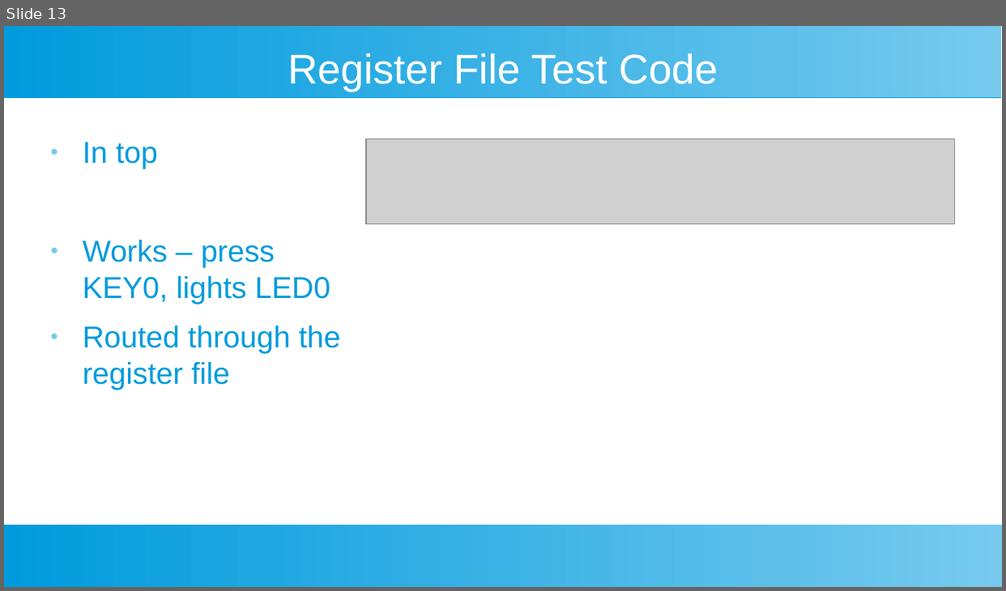
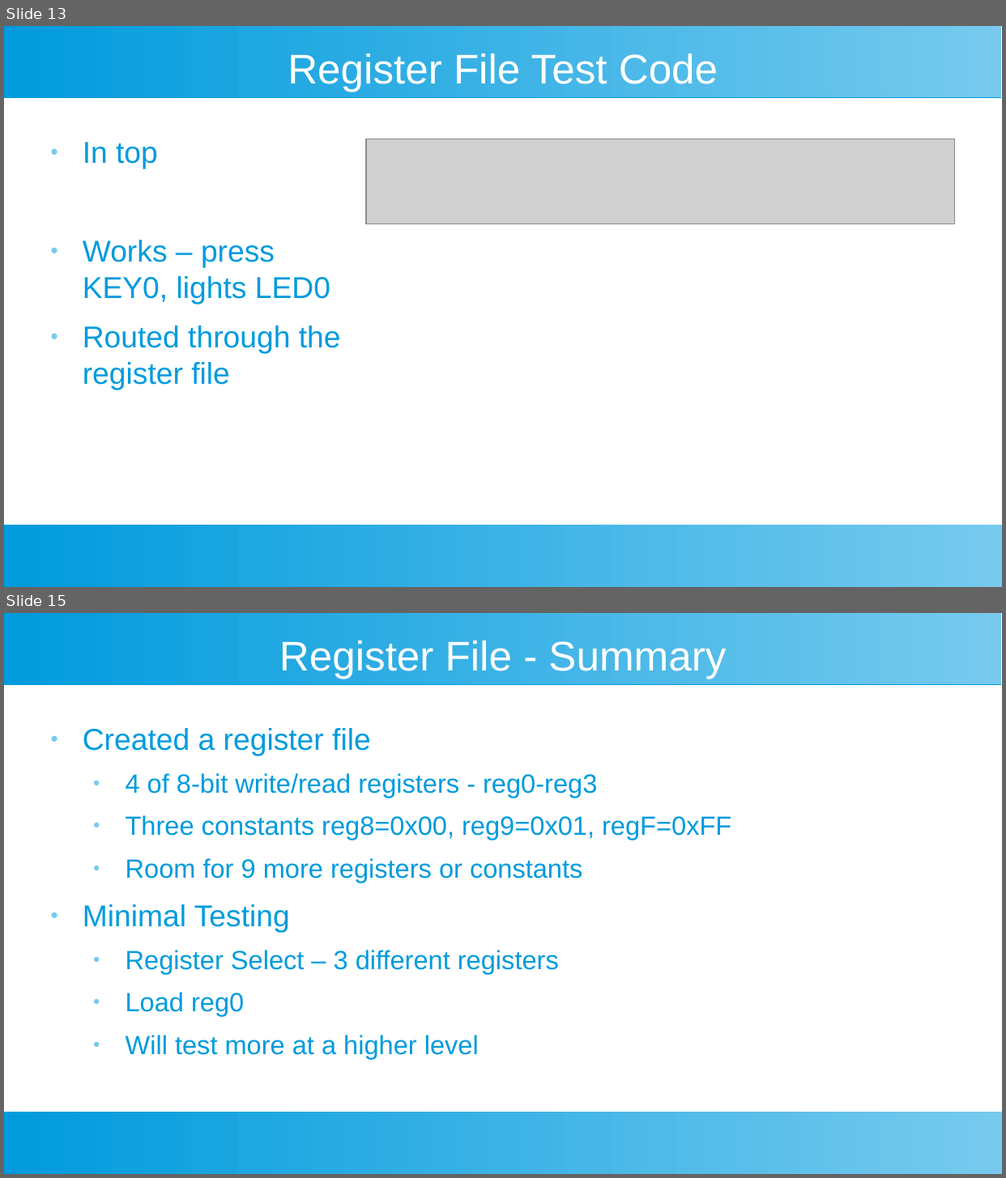
Before and after one commit to douggilliland/Design_A_CPU, a slide deck: Docs/DIY-FPGA-Computer-05_RegisterFile.odp. Shown one above the other, each under a label of ours: slide 13 before the commit, slides 13 and 15 after it; the slides between them are not shown. The pictures are 1006x591 and 1006x1178 pixels, drawn with LibreOffice and Linux fonts; fonts in the diff are those of the drawing; grey boxes stand for pictures. Boxes give left, top, right and bottom in pixels: in the first picture for what was removed or moved away, otherwise in the second. Text is boxed around its words. In the diff, an @@ line names an element or a change of style, - is before the commit and + after.

```diff
--- a/Docs/DIY-FPGA-Computer-05_RegisterFile.odp
+++ b/Docs/DIY-FPGA-Computer-05_RegisterFile.odp
@@ slide 15 added at (4, 613, 1002, 1174), background #FFFFFF; not listed: 2 template elements that a slide beside it also shows @@
@@ title added at (279, 641, 726, 679), 33 pt, text #FFFFFF @@
+Register File - Summary
@@ text added at (83, 728, 731, 1059), 21 pt, text #009BDD @@
+● Created a register file
+  ● 4 of 8-bit write/read registers - reg0-reg3
+  ● Three constants reg8=0x00, reg9=0x01, regF=0xFF
+  ● Room for 9 more registers or constants
+● Minimal Testing
+  ● Register Select – 3 different registers
+  ● Load reg0
+  ● Will test more at a higher level
```
Also in this commit, not shown: 3 slides changed, 1 other slide added.
